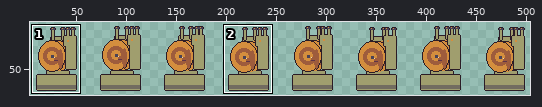
Pixel-art file, stored at aseprite-source/npc25/snail/snail.aseprite. The picture above shows the old version from afar; the outline marks the close-up.
Close-up. First the earlier version:
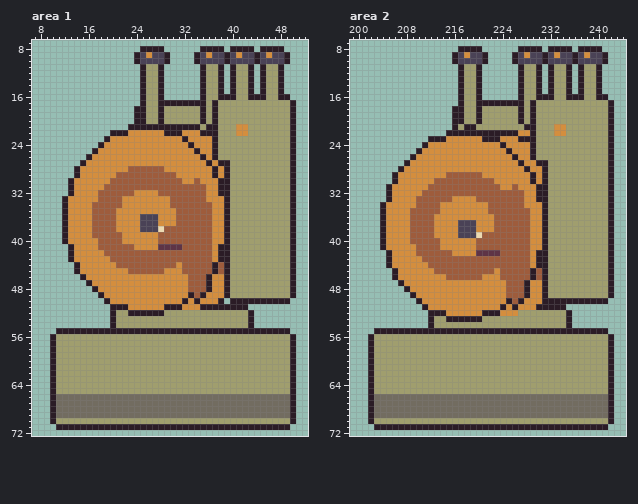
512x80 pixels, 1 frame. Shown: area 1: x 7..52, y 7..72; area 2: x 199..244, y 7..72. The wide view leaves out empty margins. The commit also changed other parts of the picture, which this record leaves out.
The same view after the edit:
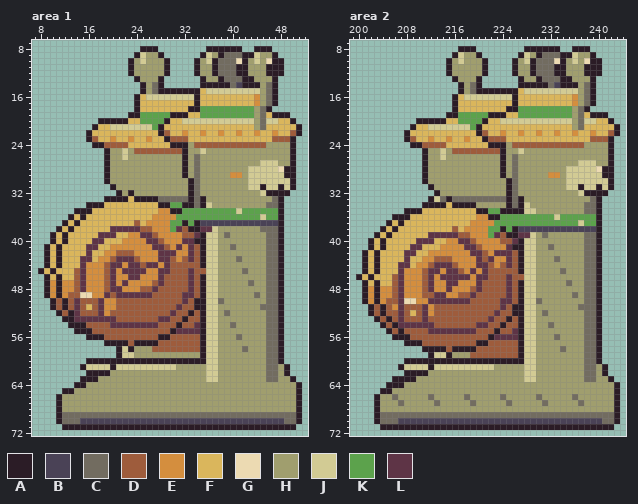
Palette (. is transparent): A #2b1c26  B #4a4256  C #726c60  D #9e5c3c  E #d48e3e  F #dab65c  G #ecdab2  H #a09e6e  J #d2cb94  K #5ca24c  L #5e3446
What changed:
Changed rows in their new state; - is an unchanged pixel.
Area 1, layers "side", "back", "front":
first column x 8:
 8 --------------------.------.---A--..A--..---
 9 -----------------JHHA.----.AJHACCCAAJHHA..--
10 ---------------AHJHHH------HJACCCGAHJHGAA.--
11 ---------------AHH--HA----AH-ACCCAAHHHAA----
12 ---------------AHH--HA----AH-ACCCAAHHHAA----
13 ----------------AH-------------CCCA-HH-A.---
14 -------------------C--------AA-ACBA-AHCA.---
15 -------------------C-AAAAAAFJJJJJJJJJHCA.---
16 ----------------AFJJJJJJJJAFFFFFFFFFEHCA..--
17 ----------------AFFFFFFFFF-FFFFFFFFFE-CA...-
18 -----------------FFFFFFFFAAKKKKKKKKK-CA....-
19 ---------------A-KKKKKAAAFFKKKKKKKKK-CFAAA.-
20 ----------AAAAAFFKKKKAFFJJJJJJJJJJJJ-CJJFF--
21 ---------AFFJJJJJJJK-FFFFFFFFFFFFFFF-CFFFFFA
22 --------AFFFFFFFFFFFADFF-FFEFFEFF-FFEFFEFFDA
23 --------ADFF-FF-FF-FFADDDFFFFFFFFFFFFFFDDD--
24 ---------A-DDDDFFFFFFFAAAHDDDDDDDDDDDD------
25 ---------..AHHJHDDDDDDDDAHHJHH--------------
26 --------...AHHJHHHHHHHHHAHCHHH--------------
27 -------....AHHHHHHHHHHHHAHCHHHHH-----JJJ----
28 ------.....AHHHHHHHHHHHHAHCHHHHH---JJJJJGA--
29 ------.....AHHHHHHHHHHHHAHCHHHHHEE-JJJJJJA--
30 -----......AHHHHHHHHHHHHHACHHHHH---JJJJJJJ--
31 -----.......AHHHHHHHHHHHHACHHHHH---JJAJJAJ--
32 -----........AHAHHHHHHHHHACHHHHH-----JAAAA.-
33 ----.......AAAAFAAAACCCCCACAHHHH-------CA..-
34 ----....AAAFFFFFFFFFAAKKAACAJHHH------CCA..-
35 ----..AAAFFFFFFFFFFF--AAKKKKKKKKKJKKKKKKA..-
36 ----.AFAFFFFFFFFFFFE---KKKKKKKKKKKKKKJKKA..-
37 -----FAFFFFFFFFFDFEE--KKAKABBBBBBBBBBBBBA..-
38 ---AFAFFFFFFLLLLLDDEEEKL-AALLJHH-----CCCA..-
39 --AF-FFFFFLLLFF--LLDEEEE--LAJJHC------CCA..-
40 --AF-FFFFLLFFF----LL-EEELLAAJJHH------CCA..-
41 -AFAFFFFLLFFEEEE---L-DE-EL-AJJHHC-----CCA..-
42 -AFAFFFFLFFEE---EEEELLLEEL-AJJHH------CCA..-
43 -AFAFFFLLF---LLL-EEELL-E-L-AJJHH-C----CCA..-
44 -AFAFFFL---DLLELL-LLEL-D---AJJHH------CCA..-
45 AFAFFFDL---DL-LLLLEELLDD-L--JJHH--C---CCA..-
46 -AFAFFDL---DL--LL---LDDDDL-AJJHH------CCA..-
47 -AEAEEDLE--DL-L----DLDDDDL-AJJHH---C--CCA..-
48 -AEAEEDLEE-DLL---DDLDDDDDL-AJJHH------CCA..-
49 -AEAEDDGGEELDLLLLLLDDDDDLL--JJHH----C-CCA..-
50 --ADADLDDDLE-DDDDDDDDDDDLD-AJJCHHHHHHHCC-.--
51 --ADADLDFDLEEDDDDDDDDDDLDDA-JJHHHHHHHCCCA---
52 ---ADALDDDLEDDDDDDDDDDLDDADAJJ-C---HHHCCA---
53 ----AALLLLLLLDDDDDDDLLDDADDAJJ-----HHHCCA---
54 -----AAADDDDLLLLLLLLDDDADDLAJJ--C--HHHCCA---
55 ---...---DDDDDDDDDDDDD-LLLL-JJHHHHHHHHCC-.--
56 --......AAADDDDDDDDDAADDDDDAJJ---C----CCA..-
57 --.........AAAADAAAADDDDDDDAJJ--------CCA..-
58 --...........AJA---DDDDDDDDAJJ----C---CCA..-
59 --...........AJJ-----------AJJ--------CCA..-
60 --......AAAAAAAAAAAAAAAAAAAAJJ--------CCA..-
61 --.....AJJJJAJJJJJJJJJJ-----JJ--------CC-A.-
62 --......AAAA----------------JJ--------CC-A.-
63 --.....AAA------------------JJ--------CC----
64 --....AA----------------------------------HA
65 --..AA------------------------------------HA
66 --.AHHHHHHHHHHHHHHHHHHHHHHHHHHHHHHHHHHHHHHHA
67 --.AHHHHHHHHHHHHHHHHHHHHHHHHHHHHHHHHHHHHHHHA
68 --.AHHHHHHHHHHHHHHHHHHHHHHHHHHHHHHHHHHHHHHHA
69 --.A--------------------------------------CA
70 --.ACCCBBBBBBBBBBBBBBBBBBBBBBBBBBBBBBBBBBCCA
71 ---.--------------------------------------A-
Area 2, layers "side", "back", "front":
first column x 200:
 8 --------------------.------.---A--..A--..---
 9 -----------------JHHA.----.AJHACCCAAJHHA..--
10 ---------------AHJHHH------HJACCCGAHJHGAA.--
11 ---------------AHH--HA----AH-ACCCAAHHHAA----
12 ---------------AHH--HA----AH-ACCCAAHHHAA----
13 ----------------AH-------------CCCA-HH-A.---
14 -------------------C--------AA-ACBA-AHCA.---
15 -------------------C-AAAAAAFJJJJJJJJJHCA.---
16 ----------------AFJJJJJJJJAFFFFFFFFFEHCA..--
17 ----------------AFFFFFFFFF-FFFFFFFFFE-CA...-
18 -----------------FFFFFFFFAAKKKKKKKKK-CA....-
19 ---------------A-KKKKKAAAFFKKKKKKKKK-CFAAA.-
20 ----------AAAAAFFKKKKAFFJJJJJJJJJJJJ-CJJFF--
21 ---------AFFJJJJJJJKAFFFFFFFFFFFFFFF-CFFFFFA
22 --------AFFFFFFFFFFF-DFFEFF-FFEFF-FFEFFEFFDA
23 --------ADFFEFF-FF-FF-DDDFFFFFFFFFFFFFFDDD--
24 ---------AADDDDFFFFFFFAA-HDDDDDDDDDDDD------
25 ----------.AHHJHDDDDDDDDAHHJHH--------------
26 ---------..AHHJHHHHHHHHHAHCHHH--------------
27 --------...AHHHHHHHHHHHHAHCHHHHH-----JJJ----
28 -------....AHHHHHHHHHHHHAHCHHHHH---JJJJJGA--
29 ------.....AHHHHHHHHHHHHAHCHHHHHEE-JJJJJJA--
30 ------.....AHHHHHHHHHHHHHACHHHHH---JJJJJJJ--
31 -----.......AHHHHHHHHHHHHACHHHHH---JJAJJAJ--
32 -----........AHHHHHHHHHHHACHHHHH-----JAAAA.-
33 -----.......AJCACCCCCCCCCACAHHHH-------CA..-
34 ----.......AAAAFAAAAHHHHHACAJHHH------CCA..-
35 ----....AAAFFFFFFFFFAAKKAAAAJJHH------CCA..-
36 ----..AAAFFFFFFFFFFF--AAKKKKKKKKKJKKKKKKA..-
37 ----.AFAFFFFFFFFFFFE---KKKKKKKKKKKKKKJKKA..-
38 -----FAFFFFFFFFFDFEE--KKAKABBBBBBBBBBBBBA..-
39 ---AFAFFFFFFLLLLLDDEEEKL-AALLJHC------CCA..-
40 --AF-FFFFFLLLFF--LLDEEEE--LAJJHH------CCA..-
41 --AF-FFFFLLFFF----LL-EEEELAAJJHHC-----CCA..-
42 -AFAFFFFLLFFEEEE---L-DE-LL-AJJHH------CCA..-
43 -AFAFFFFLFFEE---EEEEL-LEEL-AJJHH-C----CCA..-
44 -AFAFFFLLF---LLL-EEELL-E-L-AJJHH------CCA..-
45 -AFAFFFL---DLLELL-ELEL-D---AJJHH--C---CCA..-
46 AFAFFFDL---DL-LLLLLELLDD-L--JJHH------CCA..-
47 -AFAFFDL---DL--LL---LDDDDL-AJJHH---C--CCA..-
48 -AEAEEDLE--DL--L---DLDDDDL-AJJHH------CCA..-
49 -AEAEEDLEE-DDLL--DDLDDDDDL-AJJHH----C-CCA..-
50 -AEAEDDLGGE-LLLLLLLDDDDDLL--JJCHHHHHHHCC-.--
51 --ADADELDDDL-DDDDDDDDDDDLD-AJJHHHHHHHCCCA---
52 --ADADDLDFDLEDDDDDDDDDDLDDAAJJ-C---HHHCCA---
53 ---ADADLDDDLDDDDDDDDDDLDDADAJJ-----HHHCCA---
54 ----ADALLLLLLDDDDDDDLLDDADDAJJ--C--HHHCCA---
55 ---..-D-DDDDLLLLLLLLDDD-DDL-JJHHHHHHHHCC-.--
56 --....AAADDDDDDDDDDDDDALLLLAJJ---C----CCA..-
57 --......AAADDDDDDDDDAADDDDDAJJ--------CCA..-
58 --.........AAAADAAAADDDDDDDAJJ----C---CCA..-
59 --..........AJJA---DDDDDDDDAJJ--------CCA..-
60 --......AAAAAAAAAAAAAAAAAAAAJJ--------CCA..-
61 --.....AJJJJAJJJJJJJJJJ-----JJ--------CC-A.-
62 --......AAAA----------------JJ--------CC-A.-
63 --....AAAA------------------JJ--------CC----
64 --...AAA----------------------------------HA
65 --..AA------------------------------------HA
66 --.AHH-HHHHH-HHHHH-HHHHH-HHHHH-HHHHH-HHHHHHA
67 --.AHHH-HHHHH-HHHHH-HHHHH-HHHHH-HHHHH-HHHHHA
68 --.AHHHHHHHHHHHHHHHHHHHHHHHHHHHHHHHHHHHHHHHA
69 --.A--------------------------------------CA
70 --.ACCCBBBBBBBBBBBBBBBBBBBBBBBBBBBBBBBBBBCCA
71 ---.--------------------------------------A-
Boxes around the changes in both close-ups, in picture pixels (x1, y1, x2, y2):
changed: (38, 46, 302, 430)
changed: (356, 46, 620, 430)
